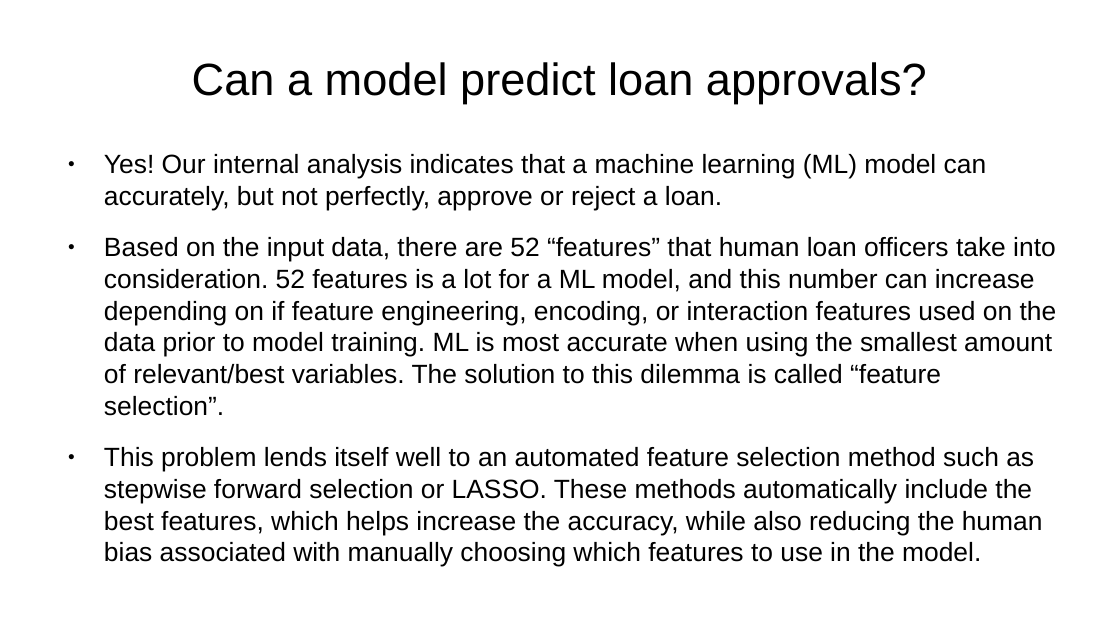
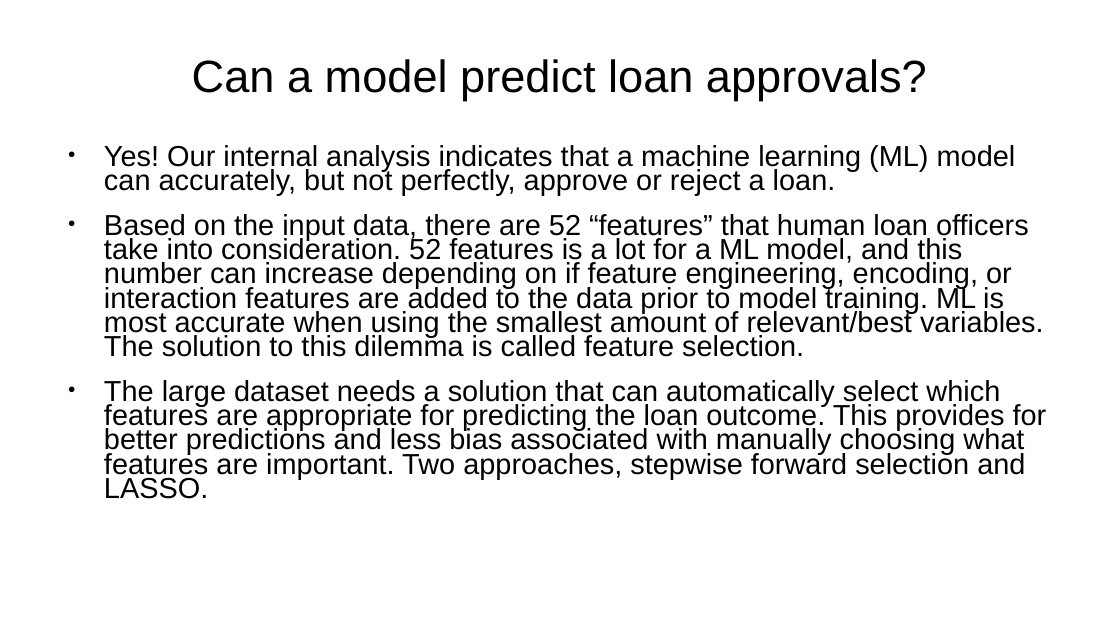
Before and after one commit to mbradds/loan-origination-model, a slide deck: slide 2 of loan_approval_slides_gm.pptx. Drawn at 1120x630 pixels with LibreOffice and Linux fonts; fonts in the diff are those of the drawing. Boxes give left, top, right and bottom in pixels: in the first picture for what was removed or moved away, otherwise in the second. Text is boxed around its words. In the diff, an @@ line names an element or a change of style, - is before the commit and + after.

Commit message:
some progress on ppt

```diff
--- a/loan_approval_slides_gm.pptx
+++ b/loan_approval_slides_gm.pptx
@@ title "Can a model predict loan ..." at [192, 59, 927, 100]: line spacing 1 to 0.9 @@
@@ text at [104, 145, 1016, 196]: size 18.7 to 20.5 pt in "Yes! Our internal analysis indicates that a ..."; line spacing 1 to 0.7 @@
@@ text at [104, 214, 1047, 499]: text changed; size 18.7 to 20.5 pt @@
-● Based on the input data, there are 52 “features” that human loan officers take into consideration. 52 features is a lot for a ML model, and this number can increase depending on if feature engineering, encoding, or interaction features used on the data prior to model training. ML is most accurate when using the smallest amount of relevant/best variables. The solution to this dilemma is called “feature selection”.
-● This problem lends itself well to an automated feature selection method such as stepwise forward selection or LASSO. These methods automatically include the best features, which helps increase the accuracy, while also reducing the human bias associated with manually choosing which features to use in the model.
+● Based on the input data, there are 52 “features” that human loan officers take into consideration. 52 features is a lot for a ML model, and this number can increase depending on if feature engineering, encoding, or interaction features are added to the data prior to model training. ML is most accurate when using the smallest amount of relevant/best variables. The solution to this dilemma is called feature selection.
+● The large dataset needs a solution that can automatically select which features are appropriate for predicting the loan outcome. This provides for better predictions and less bias associated with manually choosing what features are important. Two approaches, stepwise forward selection and LASSO.
```
Also in this commit, not shown: 3 other slides changed.
